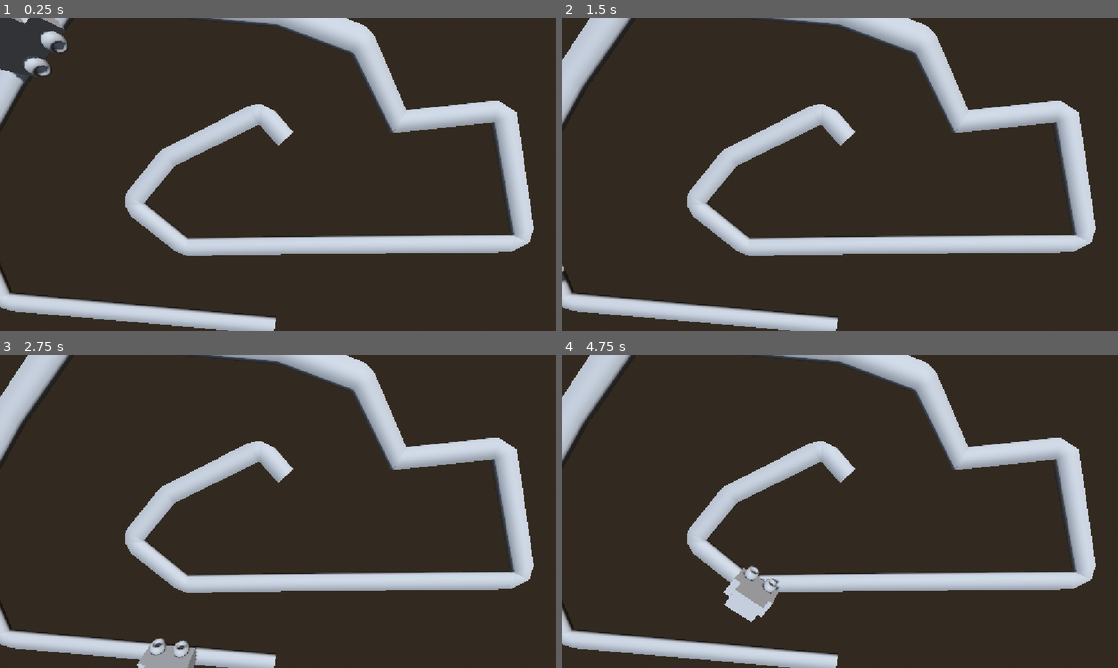
Above: before the commit, frames 1-4 (two rows, left to right).
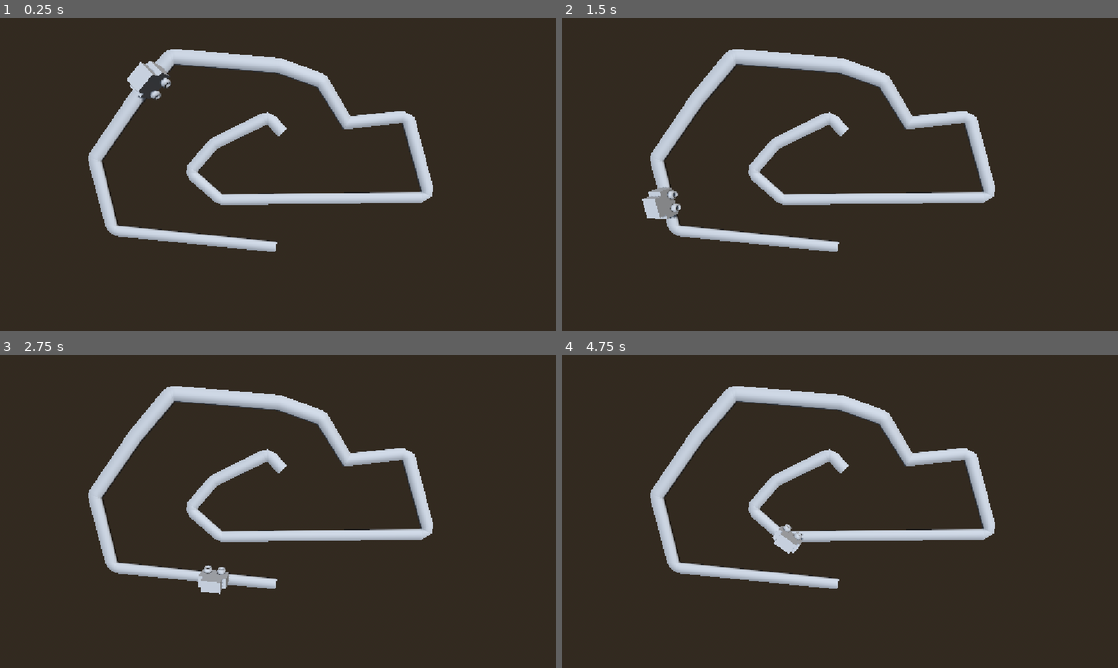
Above: after the commit, the same moments.

Repository: MauroEscalante-Hub/Linea-San-Gnomo
Game: Godot game, scene res://Escenas/test.tscn
Two runs of this game, one before a commit and one after it. Both use one fixed random seed, a clock stepped at 60 frames per second and the inputs below. The project has no main scene, so this scene is started directly.
Inputs:
- Up to frame 1 (0.25 s): no input
- Up to frame 2 (1.5 s): hold D (derecha) 0.53-1.28 s; tap S (frenar) at 0.6, 1.35 s; hold A (izquierda) from 1.28 s (still down)
- Up to frame 3 (2.75 s): release A (izquierda) at 2.03 s; hold D (derecha) from 2.03 s (still down); tap S (frenar) at 2.1 s
- Up to frame 4 (4.75 s): release D (derecha) at 2.78 s; hold W (avanzar) 2.78-3.53 s; tap S (frenar) at 2.85, 3.6, 4.35 s; hold A (izquierda) from 3.53 s (still down)

The runs differ from the first frame. In frame 1, 22% of the frame differs, in the area x 0-96%, y 0-100%; in frame 2, 22%; in frame 3, 22%; in frame 4, 23%.

Commit message:
Update test.tscn

Diff:
--- a/Escenas/test.tscn
+++ b/Escenas/test.tscn
@@ -42,7 +42,7 @@
 [node name="ruta" parent="." unique_id=769427440 instance=ExtResource("1_m32vk")]
 
 [node name="PathFollow3D" type="PathFollow3D" parent="ruta" unique_id=114226418]
-transform = Transform3D(0.07732139, 0.004224835, 0.99698937, -0.05455849, 0.9985105, 2.7742034e-12, -0.9955118, -0.054394685, 0.07743616, -6.444975, 2.3406615, -6.188342)
+transform = Transform3D(0.07732139, 0.004224835, 0.9969892, -0.05455849, 0.9985105, 2.774203e-12, -0.9955118, -0.054394685, 0.07743614, -6.444975, 2.3406615, -6.188342)
 progress = 54.77387
 v_offset = 1.005
 script = ExtResource("2_ypmfe")
@@ -53,4 +53,4 @@
 disable_mode = 1
 
 [node name="Camera3D" type="Camera3D" parent="." unique_id=1074324620]
-transform = Transform3D(1, 0, 0, 0, -0.2393411, 0.9709356, 0, -0.9709356, -0.2393411, 0, 10.214977, -2.0532553)
+transform = Transform3D(1, 0, 0, 0, -0.2393411, 0.9709356, 0, -0.9709356, -0.2393411, 0, 17.529308, -2.0532553)
